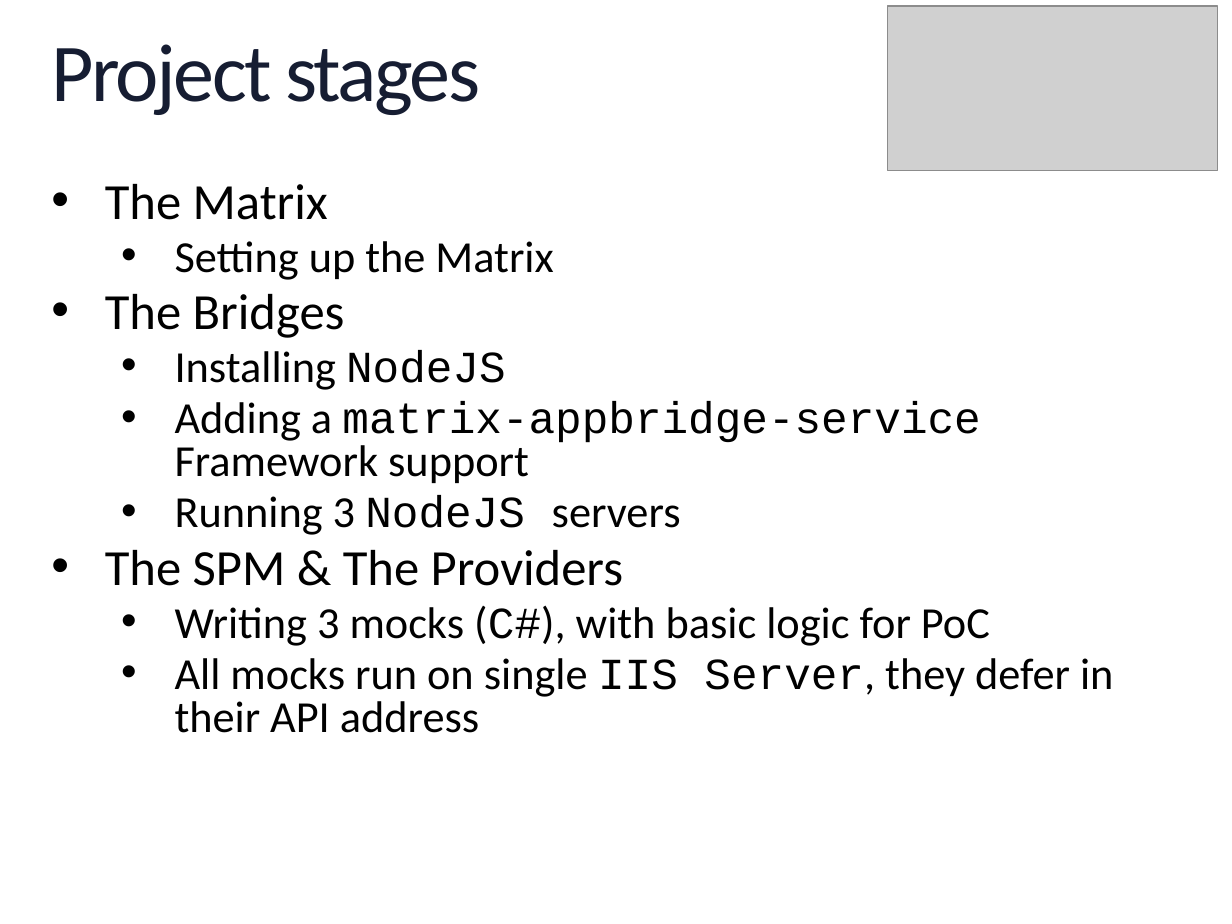
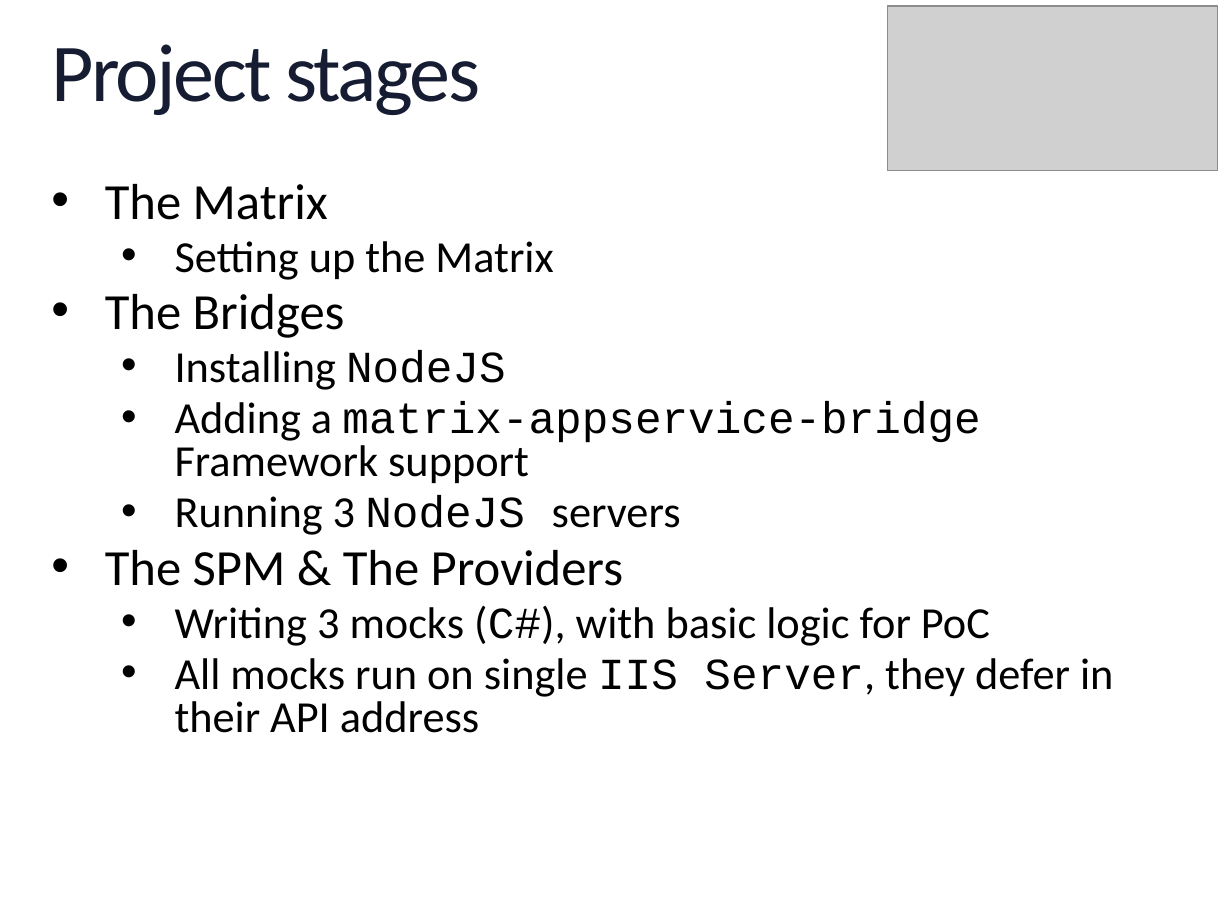
Before and after one commit to CS236340/SmartParking, a slide deck: slide 9 of Billing for Smart Parking.pptx. Drawn at 1232x924 pixels with LibreOffice and Linux fonts; fonts in the diff are those of the drawing; grey boxes stand for pictures; background and template pictures are left out. Boxes give left, top, right and bottom in pixels: in the first picture for what was removed or moved away, otherwise in the second. Text is boxed around its words. In the diff, an @@ line names an element or a change of style, - is before the commit and + after.

Commit message:
Updated PPTX

```diff
--- a/Billing for Smart Parking.pptx
+++ b/Billing for Smart Parking.pptx
@@ text at (175,402,980,483): text changed @@
-  • Adding a matrix-appbridge-service Framework support
+  • Adding a matrix-appservice-bridge Framework support
```
